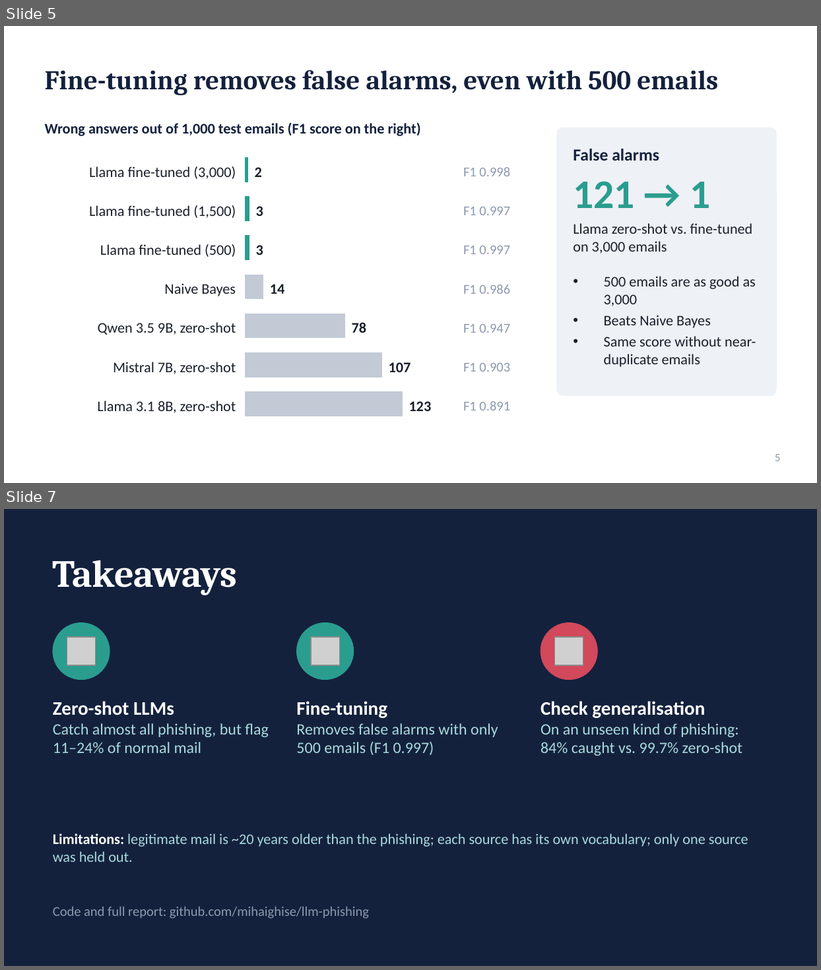
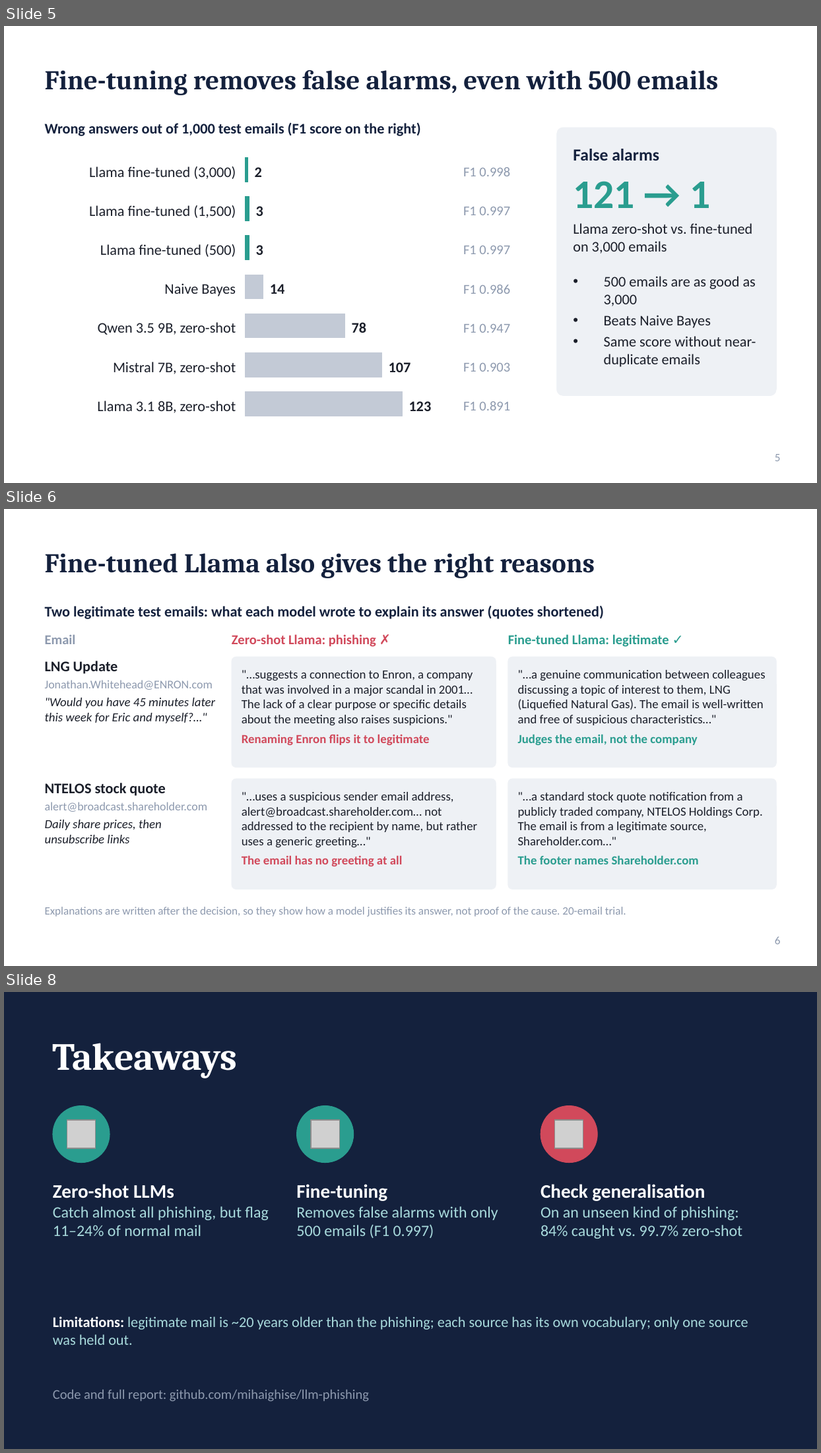
Before and after one commit to mihaighise/llm-phishing, a slide deck: presentation.pptx. Shown one above the other, each under a label of ours: slides 5 and 7 before the commit, slides 5, 6 and 8 after it; the slides between them are not shown. The pictures are 821x970 and 821x1453 pixels, drawn with LibreOffice and Linux fonts; fonts in the diff are those of the drawing; grey boxes stand for pictures. Boxes give left, top, right and bottom in pixels: in the first picture for what was removed or moved away, otherwise in the second. Text is boxed around its words. In the diff, an @@ line names an element or a change of style, - is before the commit and + after.

Commit message:
Add explanation examples (LNG Update, NTELOS) to report and presentation
New report subsection at the end of section 6 and a new slide 6 comparing
zero-shot and fine-tuned Llama's explanations on two legitimate emails;
presentation script rebuilt with the new slide.

```diff
--- a/presentation.pptx
+++ b/presentation.pptx
@@ slide 6 added at (4, 509, 817, 966), background #FFFFFF @@
@@ text added at (45, 553, 595, 578), 24 pt, text #14213D, bold @@
+Fine-tuned Llama also gives the right reasons
@@ text added at (45, 605, 604, 619), 13 pt, text #14213D, bold @@
+Two legitimate test emails: what each model wrote to explain its answer (quotes shortened)
@@ text added at (45, 634, 76, 644), 12 pt, text #8D99AE, bold @@
+Email
@@ text added at (232, 634, 376, 647), 12 pt, text #D1495B, bold @@
+Zero-shot Llama: phishing ✗
@@ text added at (508, 634, 669, 647), 12 pt, text #2A9D8F, bold @@
+Fine-tuned Llama: legitimate ✓
@@ text added at (45, 661, 216, 723), 11 pt, text #1B1F2A, italic @@
+LNG Update
+Jonathan.Whitehead@ENRON.com
+"Would you have 45 minutes later this week for Eric and myself?…"
@@ rounded rectangle added at (232, 657, 496, 768), fill #EEF1F5, outline #EEF1F5 0.5 pt @@
@@ rounded rectangle added at (508, 657, 776, 768), fill #EEF1F5, outline #EEF1F5 0.5 pt @@
@@ text added at (242, 670, 473, 745), 11 pt, text #1B1F2A @@
+"…suggests a connection to Enron, a company that was involved in a major scandal in 2001… The lack of a clear purpose or specific details about the meeting also raises suspicions."
+Renaming Enron flips it to legitimate
@@ text added at (518, 670, 765, 745), 11 pt, text #1B1F2A @@
+"…a genuine communication between colleagues discussing a topic of interest to them, LNG (Liquefied Natural Gas). The email is well-written and free of suspicious characteristics…"
+Judges the email, not the company
@@ text added at (45, 783, 207, 844), 11 pt, text #1B1F2A @@
+NTELOS stock quote
+alert@broadcast.shareholder.com
+Daily share prices, then unsubscribe links
@@ rounded rectangle added at (232, 779, 496, 890), fill #EEF1F5, outline #EEF1F5 0.5 pt @@
@@ rounded rectangle added at (508, 779, 776, 890), fill #EEF1F5, outline #EEF1F5 0.5 pt @@
@@ text added at (242, 792, 477, 867), 11 pt, text #1B1F2A @@
+"…uses a suspicious sender email address, alert@broadcast.shareholder.com… not addressed to the recipient by name, but rather uses a generic greeting…"
+The email has no greeting at all
@@ text added at (518, 792, 763, 865), 11 pt, text #1B1F2A @@
+"…a standard stock quote notification from a publicly traded company, NTELOS Holdings Corp. The email is from a legitimate source, Shareholder.com…"
+The footer names Shareholder.com
@@ text added at (45, 907, 626, 917), 10 pt, text #8D99AE @@
+Explanations are written after the decision, so they show how a model justifies its answer, not proof of the cause. 20-email trial.
@@ text added at (775, 937, 781, 945), 10 pt, text #8D99AE @@
+6
@@ what was slide 7 is now slide 8 @@
```
Also in this commit, not shown: 1 slide changed, 2 other files.
